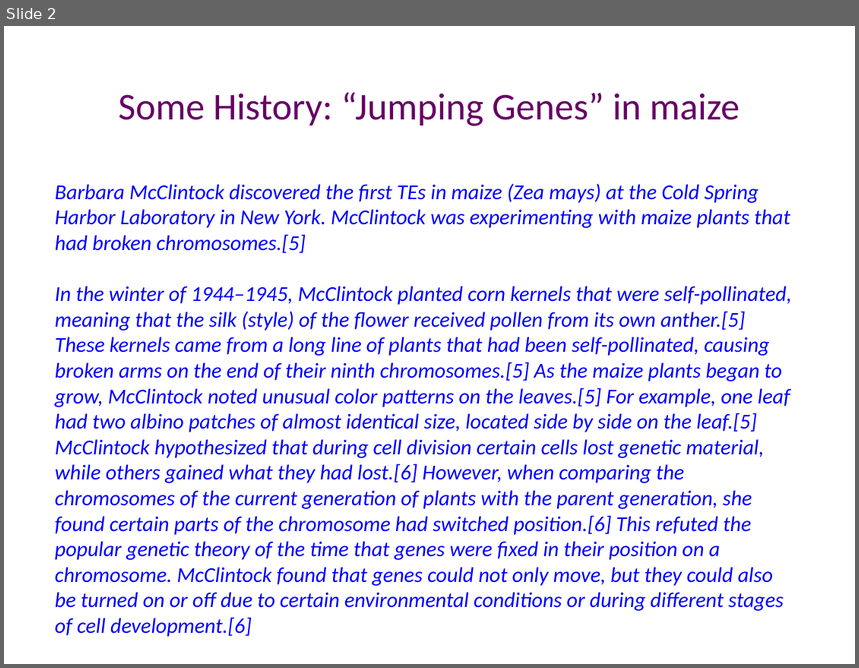
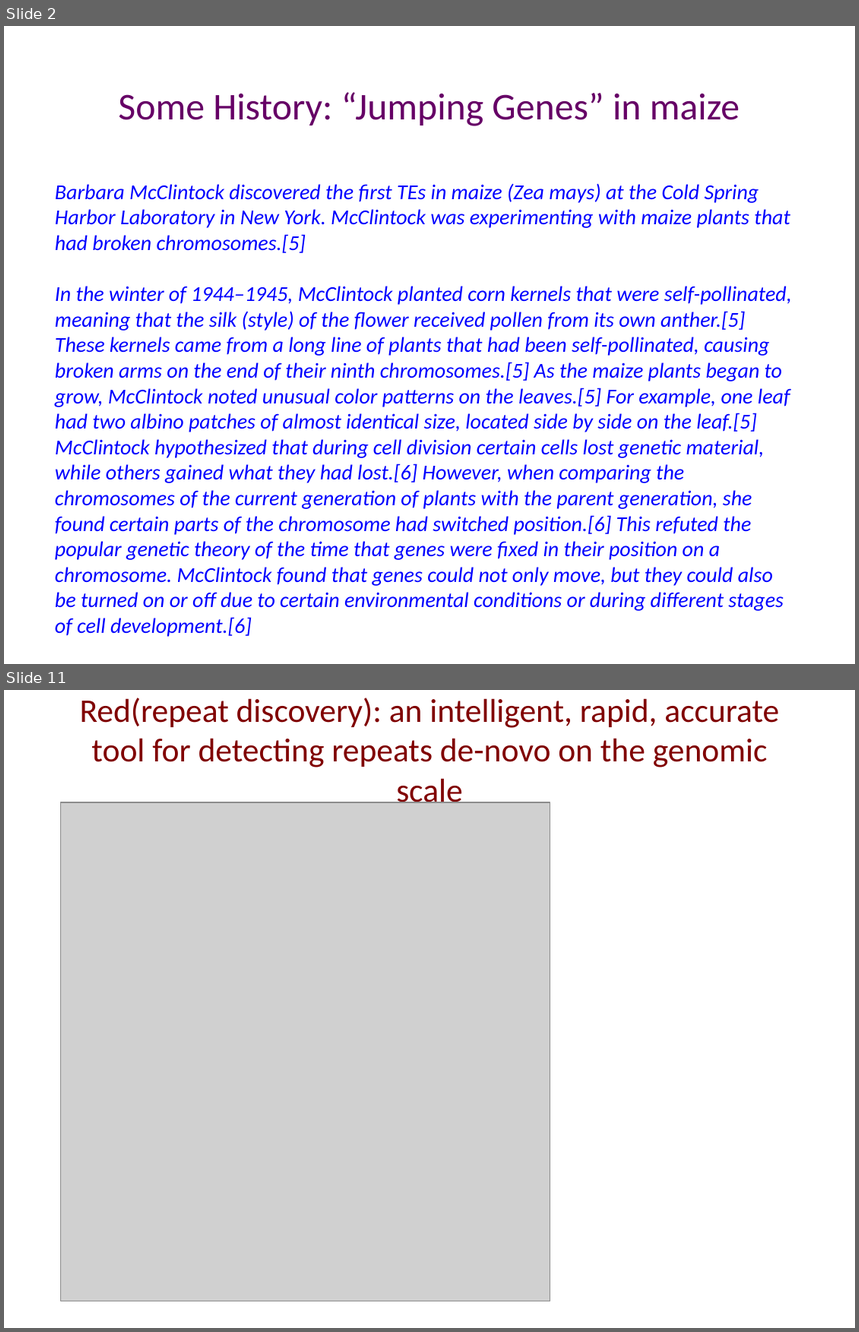
Before and after one commit to manyu90/Journal-Club-presentations, a slide deck: Nov6_2018_Computational_tools_unmasking_TEs/transposable_elements.pptx. Shown one above the other, each under a label of ours: slide 2 before the commit, slides 2 and 11 after it; the slides between them are not shown. The pictures are 859x668 and 859x1332 pixels, drawn with LibreOffice and Linux fonts; fonts in the diff are those of the drawing; grey boxes stand for pictures. Boxes give left, top, right and bottom in pixels: in the first picture for what was removed or moved away, otherwise in the second. Text is boxed around its words. In the diff, an @@ line names an element or a change of style, - is before the commit and + after.

```diff
--- a/Nov6_2018_Computational_tools_unmasking_TEs/transposable_elements.pptx
+++ b/Nov6_2018_Computational_tools_unmasking_TEs/transposable_elements.pptx
@@ slide 11 added at <box>4,690,855,1328</box>, background #FFFFFF @@
@@ title added at <box>80,698,779,810</box>, 28 pt, text #800000 @@
+Red(repeat discovery): an intelligent, rapid, accurate tool for detecting repeats de-novo on the genomic scale
@@ picture added at <box>61,802,550,1301</box> @@
```
Also in this commit, not shown: 1 slide changed, 12 other slides added, 2 slides removed, 8 other files.
